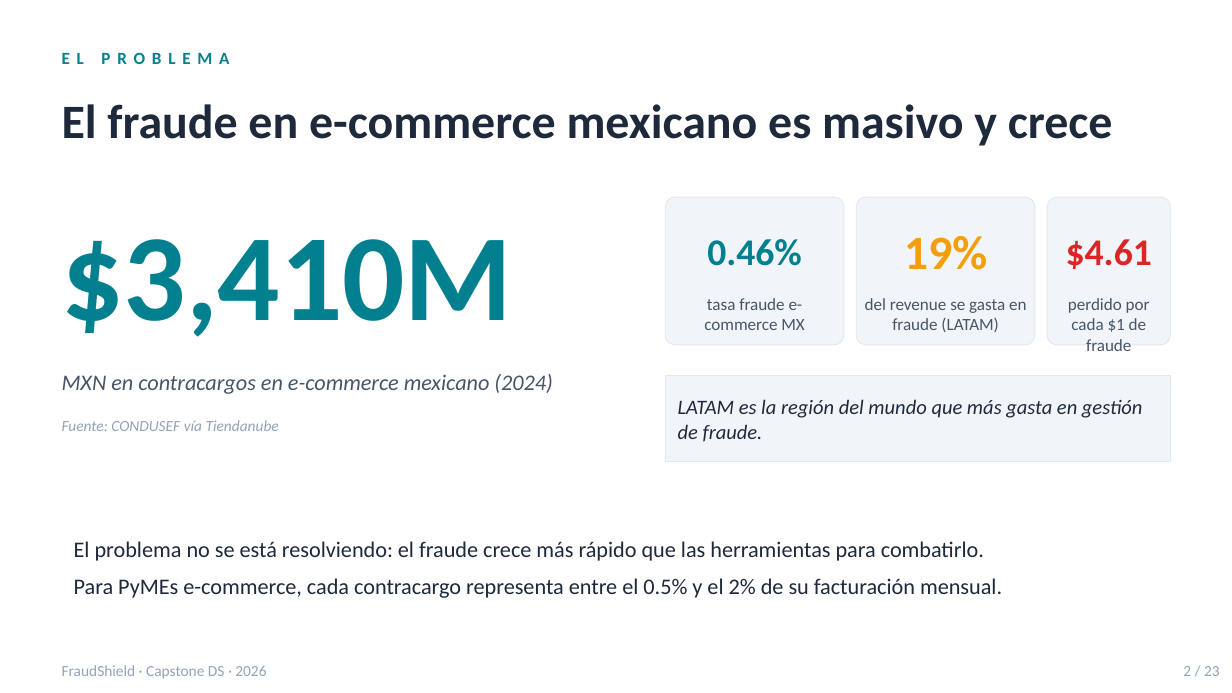
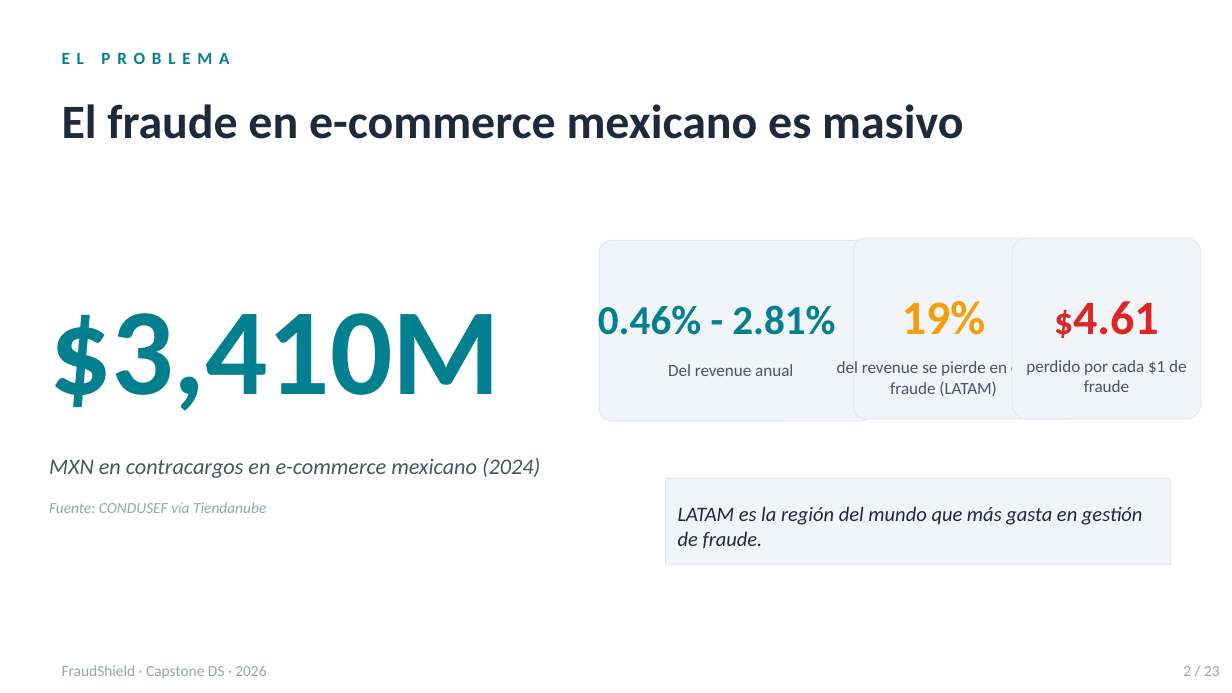
Before and after one commit to Nike2004A/fraud_transactions, a slide deck: slide 2 of docs/FraudShield_deck.pptx. Drawn at 1232x693 pixels with LibreOffice and Linux fonts; fonts in the diff are those of the drawing. Boxes give left, top, right and bottom in pixels: in the first picture for what was removed or moved away, otherwise in the second. Text is boxed around its words. In the diff, an @@ line names an element or a change of style, - is before the commit and + after.

```diff
--- a/docs/FraudShield_deck.pptx
+++ b/docs/FraudShield_deck.pptx
@@ text at (62,104,963,139): text changed @@
-El fraude en e-commerce mexicano es masivo y crece
+El fraude en e-commerce mexicano es masivo
@@ rounded rectangle: place and size @@
-rounded rectangle at (856,197,1035,345)
+rounded rectangle at (854,238,1080,419)
@@ rounded rectangle: place and size @@
-rounded rectangle at (1047,197,1170,345)
+rounded rectangle at (1013,238,1201,419)
@@ rounded rectangle: place and size @@
-rounded rectangle at (665,197,844,345)
+rounded rectangle at (599,240,872,421)
@@ text "19%": place and size @@
-text "19%" at (904,236,987,270)
+text "19%" at (902,301,985,335)
@@ text "$4.61": place and size @@
-text "$4.61" at (1066,239,1152,269)
+text "$4.61" at (1073,301,1158,335)
@@ text "$4.61" at (1073,301,1158,335): size 22 to 28 pt in "$4.61" @@
@@ text "$3,410M": place and size @@
-text "$3,410M" at (62,239,513,337)
+text "$3,410M" at (49,313,500,411)
@@ text at (598,305,835,335): text changed; size 22 to 24 pt @@
-0.46%
+0.46% - 2.81%
@@ text "perdido por cada $1 de ..." rewrapped from (1068,298,1150,351) to (1026,360,1186,392) @@
@@ text at (668,364,793,376): text changed @@
-tasa fraude e-commerce MX
+Del revenue anual
@@ text at (837,361,1051,396): text changed @@
-del revenue se gasta en fraude (LATAM)
+del revenue se pierde en evitar fraude (LATAM)
@@ text "MXN en contracargos en e-commerce ...": place and size @@
-text "MXN en contracargos en e-commerce ..." at (62,374,552,394)
+text "MXN en contracargos en e-commerce ..." at (49,458,540,478)
@@ rectangle: place and size @@
-rectangle at (665,376,1170,462)
+rectangle at (665,478,1170,564)
@@ text "Fuente: CONDUSEF vía Tiendanube": place and size @@
-text "Fuente: CONDUSEF vía Tiendanube" at (62,420,279,431)
+text "Fuente: CONDUSEF vía Tiendanube" at (49,502,266,513)
@@ text "LATAM es la región del ...": place and size @@
-text "LATAM es la región del ..." at (678,399,1143,442)
+text "LATAM es la región del ..." at (678,506,1143,549)
@@ text removed at (74,541,1002,598) @@
-El problema no se está resolviendo: el fraude crece más rápido que las herramientas para combatirlo.
-Para PyMEs e-commerce, cada contracargo representa entre el 0.5% y el 2% de su facturación mensual.
```
Also in this commit, not shown: 7 other slides changed, 4 slides removed.
